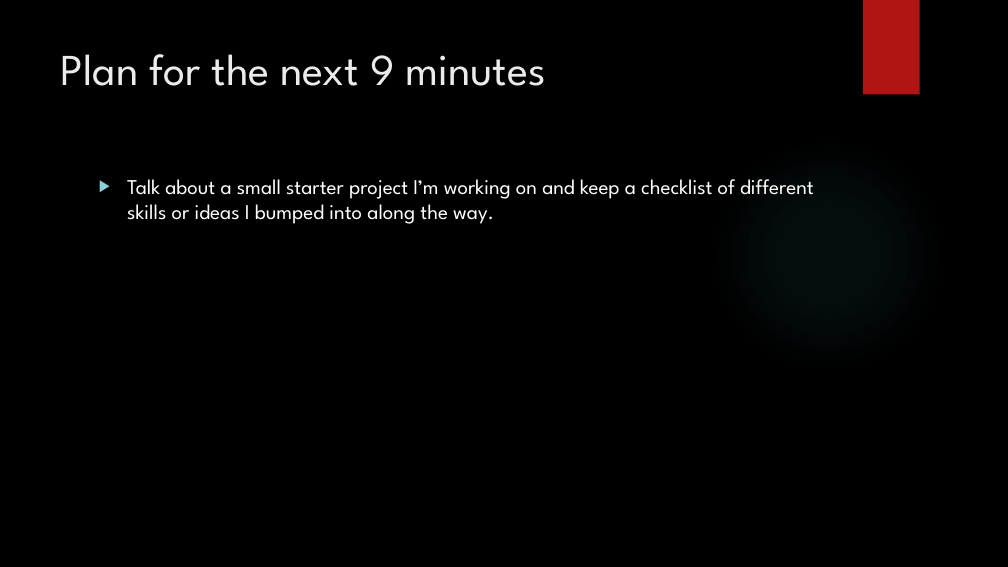
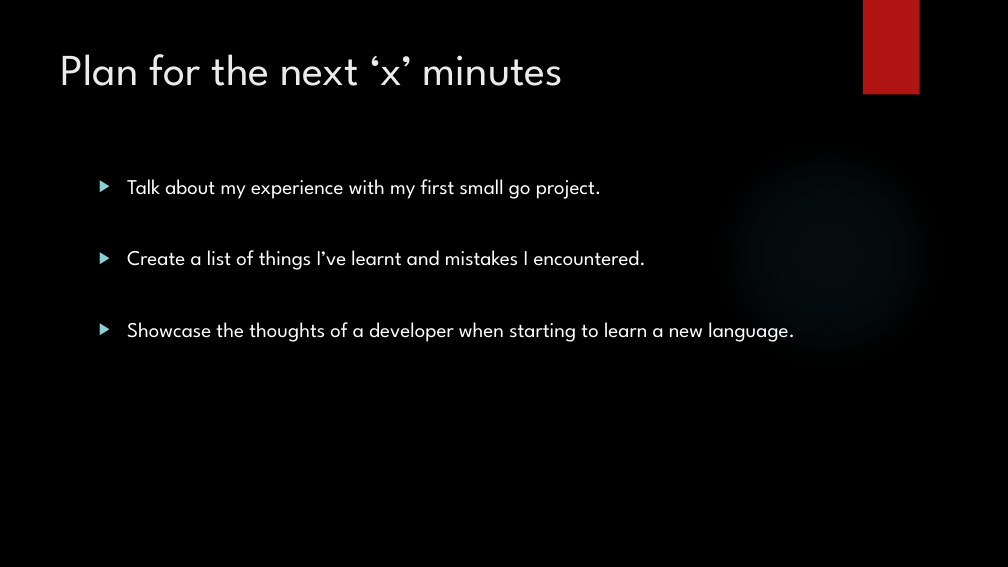
Before and after one commit to jaminologist/GopherLife, a slide deck: slide 3 of GopherLife.pptx (slide 4 before the commit). Drawn at 1008x567 pixels with LibreOffice and Linux fonts; fonts in the diff are those of the drawing; background and template pictures are left out. Boxes give left, top, right and bottom in pixels: in the first picture for what was removed or moved away, otherwise in the second. Text is boxed around its words. In the diff, an @@ line names an element or a change of style, - is before the commit and + after.

```diff
--- a/GopherLife.pptx
+++ b/GopherLife.pptx
@@ title at bbox=[61, 54, 564, 86]: text changed @@
-Plan for the next 9 minutes
+Plan for the next ‘x’ minutes
@@ text at bbox=[127, 179, 795, 342]: text changed @@
-▶ Talk about a small starter project I’m working on and keep a checklist of different skills or ideas I bumped into along the way.
+▶ Talk about my experience with my first small go project.
+▶ Create a list of things I’ve learnt and mistakes I encountered.
+▶ Showcase the thoughts of a developer when starting to learn a new language.
```
Also in this commit, not shown: 5 other slides changed, 4 slides added, 5 slides removed, 3 other files.
